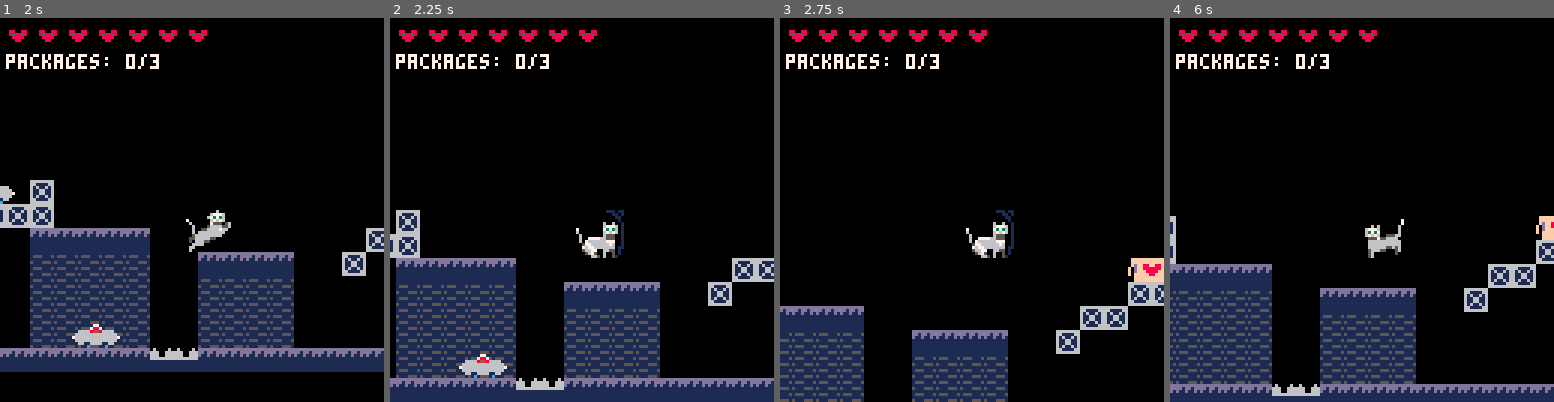
Above: before the commit, frames 1-4 (left to right).
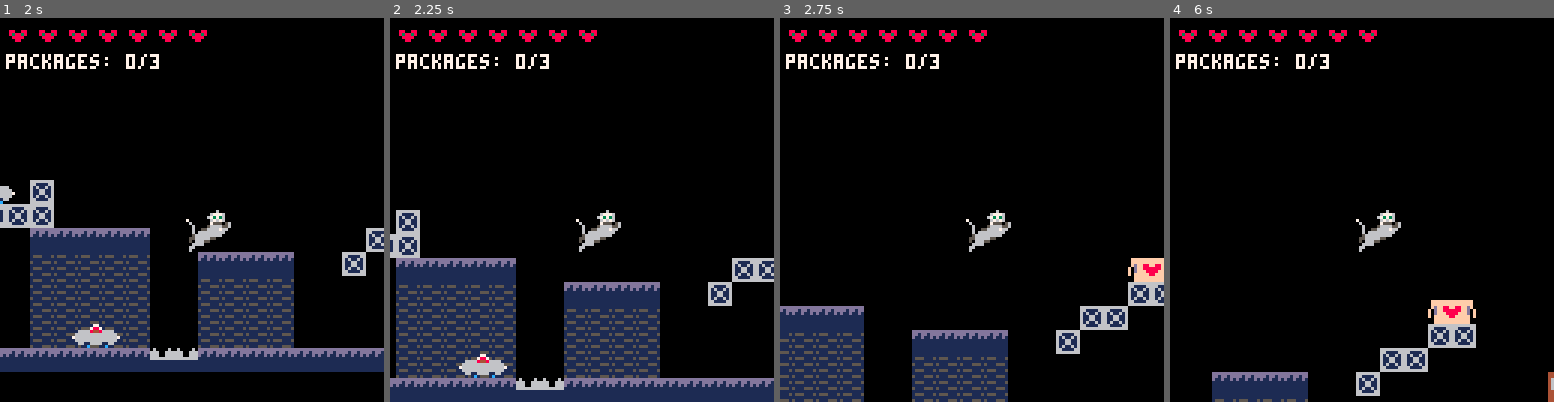
Above: after the commit, the same moments.

Repository: salvadorvanoli/MeowlineDelivery
Game: PICO-8 cartridge meowline.p8
Same seed, same stepped clock (60 frames per second), same inputs: the game is played once before the commit and once after it.
Inputs:
- Up to frame 1 (2 s): tap X (X key) at 0.33, 1.07, 1.85 s; tap O (Z key) at 0.7, 1.7 s; hold Right from 1.6 s (still down)
- Up to frame 2 (2.25 s): release Right at 2.1 s; tap O (Z key) at 2.1 s; hold Up from 2.15 s (still down)
- Up to frame 3 (2.75 s): release Up at 2.42 s; hold Right from 2.47 s (still down); tap O (Z key) at 2.5 s
- Up to frame 4 (6 s): tap O (Z key) every 0.4 s from 2.9 to 5.7 s; tap X (X key) at 2.97, 4.08, 5.2 s; release Right at 3.03 s; hold Left 3.08-3.58 s; hold Right 4.02-4.68 s; hold Up 4.73-5.03 s; hold Left 5.08-5.68 s

Frame 1 is identical in both runs. In frame 2, 0.9% of the frame differs, in the area x 48-61%, y 50-63%; in frame 3, 0.9%; in frame 4, 23%, in the area x 0-100%, y 50-100%.

Commit message:
Mejoras: las ratas ahora son de 1x1, con 3 variantes de colores. El maullido ahora tiene una animación.

Diff:
--- a/meowline.p8
+++ b/meowline.p8
@@ -40,7 +40,7 @@
 -- Variables de las ratas
 rats = {}
 rat_move_speed = 0.5
-rat_spawn_sprite = 34
+rat_spawn_sprites = {34, 35, 36}
 initial_rat_positions = {}
 
 -- Variables de movimiento
@@ -294,7 +294,7 @@
         for cy = start_cy, end_cy do
             local sprite_id = mget(cx, cy)
             -- Las ratas pueden pararse en plataformas y bloques solidos
-            -- Pero NO en bloques daninos (a menos que esten asustadas)
+            -- Pero no en bloques daninos
             if is_platform_sprite(sprite_id) or is_solid_sprite(sprite_id) then
                 return true, cy * 8
             end
@@ -391,13 +391,20 @@
     end
 
     if #initial_rat_positions == 0 then
-        for mx = 0, 125 do  -- 125 porque la rata es de 3 sprites de ancho
+        for mx = 0, 127 do
             for my = 0, 31 do
-                if mget(mx, my) == rat_spawn_sprite then
-                    add(initial_rat_positions, {x = mx * 8, y = my * 8})
-                    mset(mx, my, 0)     -- Eliminar sprite 34
-                    mset(mx + 1, my, 0) -- Eliminar sprite 35
-                    mset(mx + 2, my, 0) -- Eliminar sprite 36
+                local sprite_id = mget(mx, my)
+                -- Verificar si es alguna de las 3 variantes de rata
+                for i, rat_sprite in ipairs(rat_spawn_sprites) do
+                    if sprite_id == rat_sprite then
+                        add(initial_rat_positions, {
+                            x = mx * 8,
+                            y = my * 8,
+                            variant = i  -- Guardar que variante es (1, 2, o 3)
+                        })
+                        mset(mx, my, 0) -- Eliminar del mapa
+                        break
+                    end
                 end
             end
         end
@@ -424,10 +431,11 @@
             x = pos.x,
             y = pos.y,
             dx = rat_move_speed,
-            w = 24,  -- 3 sprites de ancho
-            h = 8,   -- 1 sprite de alto
+            w = 8,
+            h = 8,
             grounded = false,
-            scared = false,  -- Si esta asustada
+            scared = false, -- Si esta asustada por el maullido
+            variant = pos.variant, -- Que variante de color es
             anim_frame = 0,
             anim_timer = 0,
             anim_speed = 10
@@ -518,6 +526,26 @@
         end
 
         spr(sprite_id, player.x - 2, player.y, 2, 2, player.der)
+
+        if meow_active then
+            -- Determinar que sprite usar basado en el timer del maullido
+            local front_sprite_id
+            if flr(meow_timer / 8) % 2 == 0 then -- Cambiar cada 8 frames
+                front_sprite_id = 14 -- Sprite 13 (2 de alto, 1 de largo: 13, 29)
+            else
+                front_sprite_id = 15 -- Sprite 14 (2 de alto, 1 de largo: 14, 30)
+            end
+
+            -- Posicionar el sprite enfrente del gato segun su direccion
+            local front_x
+            if player.der then -- Mirando a la derecha
+                front_x = player.x + player.w + 2
+            else -- Mirando a la izquierda
+                front_x = player.x - 10
+            end
+
+            spr(front_sprite_id, front_x, player.y, 1, 2, player.der)  -- 1 de ancho, 2 de alto
+        end
     end
 
     if debugging then
@@ -583,16 +611,20 @@
 function draw_rats()
     for rat in all(rats) do
         local sprite_id
+
+        -- Determinar el sprite basado en la variante y frame de animaciれはn
         if rat.anim_frame == 0 then
-            sprite_id = 34  -- Sprites 34-35-36
+            -- Frame 1: sprites 34, 35, 36
+            sprite_id = rat_spawn_sprites[rat.variant]
         else
-            sprite_id = 50  -- Sprites 50-51-52
+            -- Frame 2: sprites 50, 51, 52
+            sprite_id = rat_spawn_sprites[rat.variant] + 16 -- 34+16=50, 35+16=51, 36+16=52
         end
 
         -- Determinar si el sprite debe estar espejado
         local flip_x = rat.dx > 0  -- Si se mueve hacia la derecha, espejar
 
-        spr(sprite_id, rat.x, rat.y, 3, 1, flip_x)
+        spr(sprite_id, rat.x, rat.y, 1, 1, flip_x)
     end
 end
 
@@ -643,16 +675,24 @@
 
 -- Funcion para actualizar el juego
 function update_playing()
-    -- Movimiento del jugador
-    if btn(0) then -- izquierda
-        player.dx = -move_speed
-        player.der = false
-        player.is_walking = true
-    elseif btn(1) then -- derecha
-        player.dx = move_speed
-        player.der = true
-        player.is_walking = true
+
+    if not meow_active then
+        -- Movimiento del jugador
+        if btn(0) then -- izquierda
+            player.dx = -move_speed
+            player.der = false
+            player.is_walking = true
+        elseif btn(1) then -- derecha
+            player.dx = move_speed
+            player.der = true
+            player.is_walking = true
+        else
+            player.dx = 0
+            player.is_walking = false
+            player.anim_frame = 0
+        end
     else
+        -- Si el maullido esta activo, no se puede mover
         player.dx = 0
         player.is_walking = false
         player.anim_frame = 0
@@ -666,7 +706,7 @@
         end
     end
 
-    if btnp(2) then -- Tecla direccional arriba
+    if btnp(2) and player.grounded then -- Tecla direccional arriba
         -- Activar maullido
         meow_active = true
         meow_timer = 0
@@ -698,7 +738,7 @@
     end
 
     -- Salto
-    if btnp(4) and player.grounded then
+    if btnp(4) and player.grounded and not meow_active then
         player.dy = jump_power
         player.grounded = false
     end
@@ -971,22 +1011,22 @@
     end
 end
 __gfx__
-00000000000000000000000000000000000000000000000000000000000000000000060000000000000000000000000011011100000000000000000000000000
-00000000000000000000000000000000000000000000000000000000000000000006777600000000000000000000000010110000000000000000000000000000
-00000000000000000000000000000000000000000000000000000000000000070006373760000000000000000000000001100000000000000000000000000000
-00000000000000000000000000000070000000000000007000600000000000700006767600000007000000000000000701000000000000000000000000000000
-00060060000000000060000000000007006000000000070067776600000000600650555700000060000000000000000710060060000000000000000000000000
-00677760000000006777660000000006677766000000060063737000000000600655666650000600000006060000006010677760000000000000000000000000
-00637370000000076373700000000060637370000000006067676000000000600066766665500600000677760000006010637370000000070000000000000000
-00676760000000066767600000000060676760000000006005557500000000600006666666660600000637370000006010676760000000060000000000000000
-00055560000000600555750000000060055575000000006006777755766666000000666666666500000676760055566010055560000000600000000000000000
-00067766777700600677775576666600067777500007760007776666666666000000005566666550000055575566660010055566777700600000000000000000
-00077766666670600777666666666600077766655677660006766666666666000000000055666050000066666666666010077766666670600000000000000000
-00067666666775000676666666666600067666666666660006666665566666600000000000666600000066666666666010067666666775000000000000000000
-00066666667767000666666556666660066666655666660005560000000050600000000000000660000066666655656011066666667767000000000000000000
-00055660077665000556600000005060005660000000566550600000000506600000000000000060000056665500056001055660077665000000000000000000
-00050060057650000500600000005060000560000000006550600000000506000000000000000000000056000000050001050060057650000000000000000000
-00050060566000000500600000005060000060000000006000000000000000000000000000000000000056000000000000150060566000000000000000000000
+00000000000000000000000000000000000000000000000000000000000000000000060000000000000000000000000000000000000000000001100000000ddd
+0000000000000000000000000000000000000000000000000000000000000000000677760000000000000000000000000000000000000000001100010000ddd0
+000000000000000000000000000000000000000000000000000000000000000700063737600000000000000000000000000000000000000000100111000dd000
+000000000000000000000000000000700000000000000070006000000000007000067676000000070000000000000007000000000000000001101100000d00dd
+00060060000000000060000000000007006000000000070067776600000000600650555700000060000000000000000700060060000000000100100100dd0dd0
+00677760000000006777660000000006677766000000060063737000000000600655666650000600000006060000006000677760000000000101101100d00d00
+00637370000000076373700000000060637370000000006067676000000000600066766665500600000677760000006000637370000000070101001000d0d00d
+00676760000000066767600000000060676760000000006005557500000000600006666666660600000637370000006000676760000000060101001000d0d00d
+00055560000000600555750000000060055575000000006006777755766666000000666666666500000676760055566000055560000000600101001000d0d00d
+00067766777700600677775576666600067777500007760007776666666666000000005566666550000055575566660000055566777700600101101100d00d00
+00077766666670600777666666666600077766655677660006766666666666000000000055666050000066666666666000077766666670600100100100dd0dd0
+000676666667750006766666666666000676666666666600066666655666666000000000006666000000666666666660000676666667750001101100000d00dd
+000666666677670006666665566666600666666556666600055600000000506000000000000006600000666666556560000666666677670000100111000dd000
+0005566007766500055660000000506000566000000056655060000000050660000000000000006000005666550005600005566007766500001100010000ddd0
+00050060057650000500600000005060000560000000006550600000000506000000000000000000000056000000050000050060057650000001100000000ddd
+00050060566000000500600000005060000060000000006000000000000000000000000000000000000056000000000000050060566000000000000000000000
 00000007700000000000006000000006000000601110000000000111000000011000000000000000000000000000000000000000000000000000000000000000
 0000007447000000000000600000006000000060cc111010010111cc000000111100000000000000000000000000000000000000000000000000000000000000
 0066664884666600000ff006000ff060000ff006c1cc11a11a11cc1c000001111110000000000000000000000000000000000000000000000000000000000000
@@ -1105,10 +1145,10 @@
 0000000000000000000000000000000000000000000000000000000000000000000000000000000000000000000000000000000000000000000000000000000000000000000000000000000000000000000000000000000000000000000000000000000000000000000000000000000000000000000000000000000000000000
 0000000000000000000000000000000000000000000000000000000000000000006400000000000000000000000000000000000000000000000000000000000000000000000000000000000000000000000000000000000000000000000000000000000000000000000000000000000000000000000000000000000000000000
 0000200042000000000000000000000000000000600000000000000000000000004242000000000000000000000000000000000000000000000000000000000000000000000000000000000000000000000000000000000000000000000000000000000000000000000000000000000000000000000000000000000000000000
-4342424242000000000000000000000000000000424200000000000000000000004242000000000000000000000000000000000000000000000000000000000000000000000000000000000000000000000000000000000000000000000000000000000000000000000000000000000000000000000000000000000000000000
+4342424242000000000000000000000000000000424200000000000000000000004242000000000000424242424242424200000000000000000000000000000000000000000000000000000000000000000000000000000000000000000000000000000000000000000000000000000000000000000000000000000000000000
 0000000040404040400000000000000000004242000000000000000000000000004242000000000000000000000000000000000000000000000000000000000000000000000000000000000000000000000000000000000000000000000000000000000000000000000000000000000000000000000000000000000000000000
 0000000041414141410000404040400000420000000000000000000000006000004242000064000000000000000000000000000000000000000000000000000000000000000000000000000000000000000000000000000000000000000000000000000000000000000000000000000000000000000000000000000000000000
-0000000041414141410000414141410000000000000000000064000000424242424242424242424200002200000000000000000000000042000000000000000000000000000000000000000000000000000000000000000000000000000000000000000000000000000000000000000000000000000000000000000000000000
+0000000041414141410000414141410000000000000000000064000000424242424242424242424200002223242223000000000000000042000000000000000000000000000000000000000000000000000000000000000000000000000000000000000000000000000000000000000000000000000000000000000000000000
 0000000041414141410000414141410000000000000000004242420000424242424242424242424242424242424242424242434343434342000000000000000000000000000000000000000000000000000000000000000000000000000000000000000000000000000000000000000000000000000000000000000000000000
 0020000041414141410000414141410000000000000000000000000000424242424242424242420000000000000000000000424242424200000000000000000000000000000000000000000000000000000000000000000000000000000000000000000000000000000000000000000000000000000000000000000000000000
 4040404040404040404343404040404040404040404043434343434343424242424242424242420000000000000000000000000000000000000000000000000000000000000000000000000000000000000000000000000000000000000000000000000000000000000000000000000000000000000000000000000000000000
